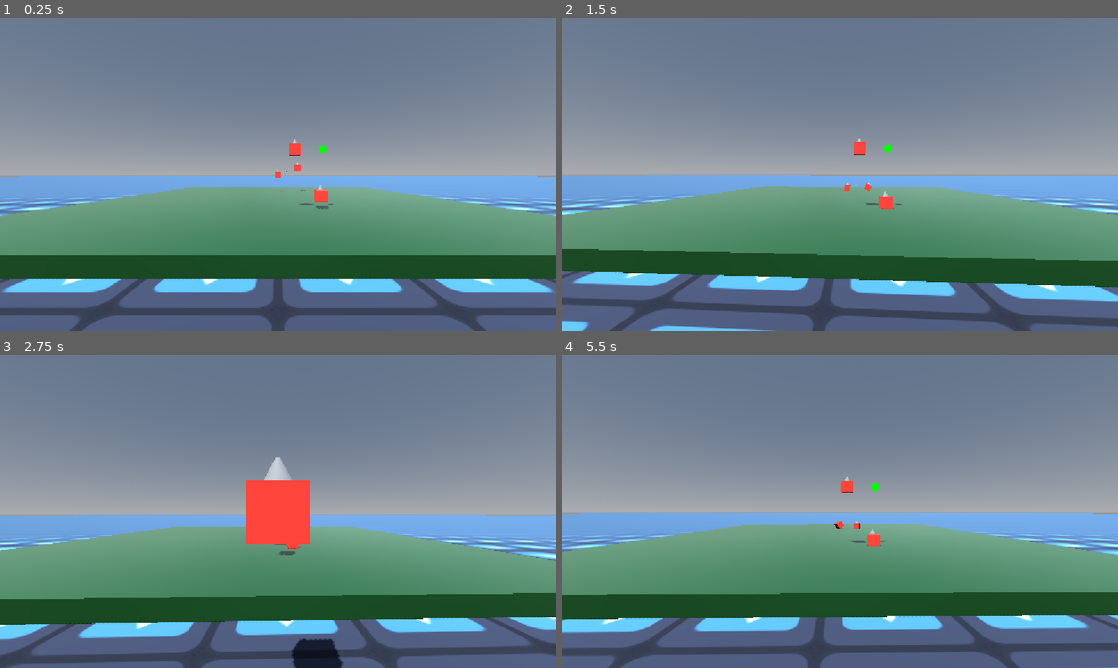
Above: before the commit, frames 1-4 (two rows, left to right).
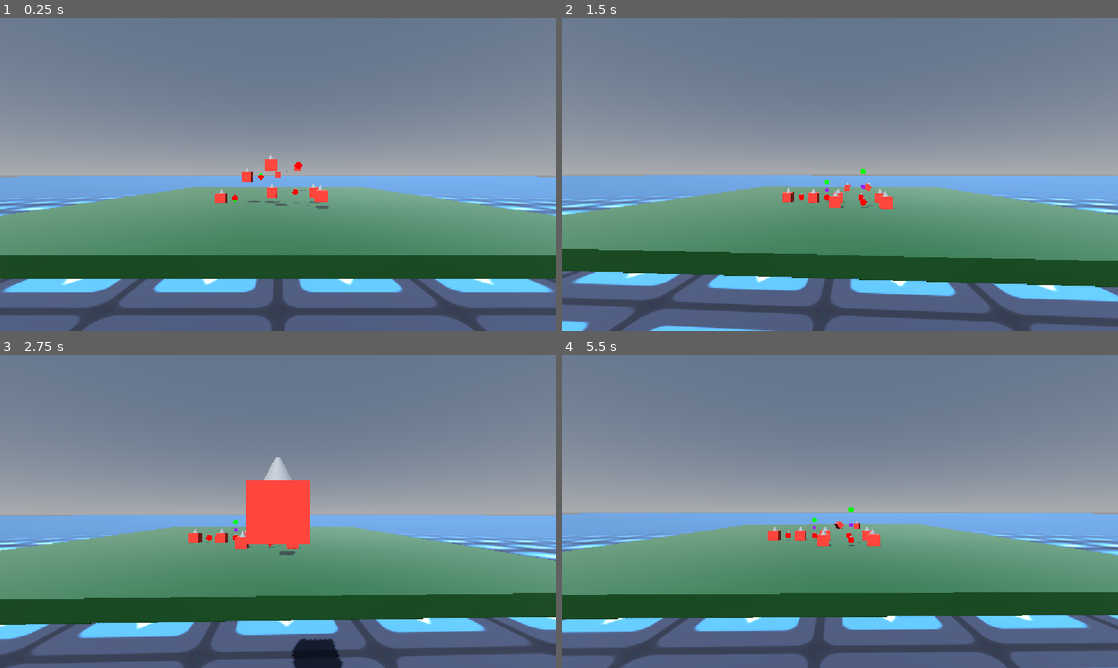
Above: after the commit, the same moments.

Repository: Deojee/new-betterer-hinges
Game: Godot game, scene res://scenes/world.tscn
Same seed, same stepped clock (60 frames per second), same inputs: the game is played once before the commit and once after it. The engine's default icon, where the game draws it, is replaced by a stand-in: a white triangle on a blue panel in a dark square.
Inputs (mouse positions are in pixels of both pictures, inside the frame that each line leads up to):
- Up to frame 1 (0.25 s): no input
- Up to frame 2 (1.5 s): move the mouse to (867, 174) at 0.52 s; hold Up (ui_up) from 0.53 s (still down); tap A (a) at 0.6 s; tap D (d) at 0.8, 1.35 s; move the mouse to (812, 174) at 1.27 s
- Up to frame 3 (2.75 s): keep holding Up (ui_up); tap E (e) at 1.55 s; move the mouse to (289, 505) at 2.02 s; hold E (e) from 2.03 s (still down); tap Q (q) at 2.3 s
- Up to frame 4 (5.5 s): keep holding Up (ui_up); move the mouse to (834, 517) at 2.77 s; release E (e) at 2.78 s; tap Q (q) at 2.85 s; tap S (s) at 3.05, 3.6 s; move the mouse to (878, 514) at 3.52 s; hold T (t) 3.53-4.28 s; move the mouse to (795, 508) at 4.27 s; tap T (t) at 4.35 s; tap W (w) at 4.55, 5.1 s; move the mouse to (845, 511) at 5.02 s; tap A (a) at 5.3 s

The runs differ from the first frame. In frame 1, 0.6% of the frame differs, in the area x 38-60%, y 38-60%; in frame 2, 0.6%; in frame 3, 0.3%; in frame 4, 0.6%.

Commit message:
Revert "make pinjoint to locations"
This reverts commit b25543c6a7da8bcdbc2e8c2004f2d02517e5a00a.

Diff:
--- a/scenes/world.tscn
+++ b/scenes/world.tscn
@@ -493,21 +493,45 @@
 size = Vector3(40, 1.2, 40)
 material = SubResource("StandardMaterial3D_7wv7s")
 
+[node name="box4" parent="otherBoxes" unique_id=1693290033 instance=ExtResource("2_aqk2v")]
+transform = Transform3D(1, 0, 0, 0, 1, 0, 0, 0, 1, 5.9735036, 2.022089, 30.752987)
+
+[node name="newPinJoint" parent="otherBoxes/box4" unique_id=313169436 node_paths=PackedStringArray("nodeA", "nodeB") instance=ExtResource("7_i7141")]
+transform = Transform3D(1, 0, 0, 0, 1, 0, 0, 0, 1, -1.446312, 0, 0)
+nodeA = NodePath("..")
+nodeB = NodePath("../../box3")
+
+[node name="box3" parent="otherBoxes" unique_id=268916370 instance=ExtResource("2_aqk2v")]
+transform = Transform3D(1, 0, 0, 0, 1, 0, 0, 0, 1, 3.2421622, 4.3782024, 30.752987)
+
+[node name="newPinJoint" parent="otherBoxes/box3" unique_id=519761422 node_paths=PackedStringArray("nodeA", "nodeB") instance=ExtResource("7_i7141")]
+transform = Transform3D(1, 0, 0, 0, 1, 0, 0, 0, 1, -1.446312, 0, 0)
+nodeA = NodePath("..")
+nodeB = NodePath("../../box2")
+
+[node name="box2" parent="otherBoxes" unique_id=483130042 instance=ExtResource("2_aqk2v")]
+transform = Transform3D(1, 0, 0, 0, 1, 0, 0, 0, 1, 0.62390995, 2.7443676, 30.752987)
+
+[node name="newPinJoint" parent="otherBoxes/box2" unique_id=24786623 node_paths=PackedStringArray("nodeA", "nodeB") instance=ExtResource("7_i7141")]
+transform = Transform3D(1, 0, 0, 0, 1, 0, 0, 0, 1, -2.4513226, 0, 0)
+nodeA = NodePath("..")
+nodeB = NodePath("../../box")
+
+[node name="box" parent="otherBoxes" unique_id=1023913780 instance=ExtResource("2_aqk2v")]
+transform = Transform3D(1, 0, 0, 0, 1, 0, 0, 0, 1, -3.7912197, 2.7443676, 30.752987)
+
 [node name="double pin" type="Node3D" parent="otherBoxes" unique_id=1800463343]
 
 [node name="box5" parent="otherBoxes/double pin" unique_id=232950494 instance=ExtResource("2_aqk2v")]
 transform = Transform3D(1, 0, 0, 0, 1, 0, 0, 0, 1, 0.62390995, 5.4366684, 27.37781)
 
-[node name="newPinJoint" parent="otherBoxes/double pin/box5" unique_id=668528597 node_paths=PackedStringArray("node", "pinPoint") instance=ExtResource("7_i7141")]
+[node name="newPinJoint" parent="otherBoxes/double pin/box5" unique_id=668528597 node_paths=PackedStringArray("nodeA", "nodeB") instance=ExtResource("7_i7141")]
 transform = Transform3D(1, 0, 0, 0, 1, 0, 0, 0, 1, -2.4513226, 0, 0)
-node = NodePath("..")
-pinPoint = NodePath("../../Marker3D")
+nodeA = NodePath("..")
+nodeB = NodePath("../../box6")
 
 [node name="box6" parent="otherBoxes/double pin" unique_id=1030056606 instance=ExtResource("2_aqk2v")]
 transform = Transform3D(1, 0, 0, 0, 1, 0, 0, 0, 1, -3.7912197, 2.7443676, 27.37781)
-
-[node name="Marker3D" type="Marker3D" parent="otherBoxes/double pin" unique_id=182529559]
-transform = Transform3D(1, 0, 0, 0, 1, 0, 0, 0, 1, -3.9323502, 6.5563507, 27.196259)
 
 [node name="real pin boxes" type="Node3D" parent="otherBoxes" unique_id=700570119]
 
--- a/scripts/PinJointPlus.gd
+++ b/scripts/PinJointPlus.gd
@@ -2,12 +2,13 @@
 
 class_name PinJointPlus
 
-@export var node : RigidBody3D
-@export var pinPoint : Node3D
+@export var nodeA : RigidBody3D
+@export var nodeB : RigidBody3D
 
 var lastFrameTransform : Transform3D
 
-var offset : Transform3D
+var offsetA : Transform3D
+var offsetB : Transform3D
 
 #same as before but offset by 1 along the rotation axis
 #var axisOffsetA : Transform3D
@@ -44,14 +45,54 @@
 	lastFrameTransform = global_transform
 
 	#Node A in the hinge's local space
-	offset = global_transform.affine_inverse() * node.global_transform
+	offsetA = global_transform.affine_inverse() * nodeA.global_transform
+	offsetB = global_transform.affine_inverse() * nodeB.global_transform
+
+
+	#axisOffsetA = global_transform.affine_inverse() * Transform3D(nodeA.global_transform.basis,nodeA.global_transform.origin + rotAxis)
+	#axisOffsetB = global_transform.affine_inverse() * Transform3D(nodeB.global_transform.basis,nodeB.global_transform.origin + rotAxis)
+
+	#var offsetTransA = Transform3D(global_transform.basis,global_transform.origin + rotAxis)
+
+	#axisOffsetA = offsetTrans.affine_inverse() * nodeA.global_transform
+	#axisOffsetB = offsetTrans.affine_inverse() * nodeB.global_transform
+
+	nodeA.add_collision_exception_with(nodeB)
+	nodeB.add_collision_exception_with(nodeA)
 
 	name = str(numHinges) + "th hinge "
 	numHinges += 1
 
 
 
+	if !bodiesDict.has(nodeA):
+		bodiesDict[nodeA] = [self]
+	else:
+		if !bodiesDict[nodeA].has(self):
+			bodiesDict[nodeA].append(self)
 
+	if !bodiesDict.has(nodeB):
+		bodiesDict[nodeB] = [self]
+	else:
+		if !bodiesDict[nodeB].has(self):
+			bodiesDict[nodeB].append(self)
+
+
+
+#returns the next hinge in the chain or null
+#only checks for other hinges on nodeB
+func getNextInChain():
+	for body in bodiesDict[nodeB]:
+		if body != self:
+			return body
+	return null
+
+func getAllNextInChain() -> Array:
+	var arr = []
+	for body in bodiesDict[nodeB]:
+		if body != self:
+			arr.append( body)
+	return arr
 
 var TPS:
 	get:
@@ -61,14 +102,16 @@
 
 func _physics_process(delta: float) -> void:
 
-	var objectAPoint = node.global_transform * offset.affine_inverse()
+	var objectAPoint = nodeA.global_transform * offsetA.affine_inverse()
+	var objectBPoint = nodeB.global_transform * offsetB.affine_inverse()
+	var middle = objectAPoint.interpolate_with(objectBPoint,0.5)
 
 	#Mathy.draw_line_between(get_tree(),objectAPoint.origin,nodeA.global_position,0.3,Color.RED)
 	#Mathy.draw_line_between(get_tree(),objectBPoint.origin,nodeB.global_position,0.3,Color.BLUE)
 
 	MP.mark(objectAPoint.origin,0.6,Color.RED)
-
-	MP.mark(pinPoint.global_transform.origin,0.7,Color.GREEN)
+	MP.mark(objectBPoint.origin,0.5,Color.GREEN)
+	MP.mark(middle.origin,0.4,Color.PURPLE)
 
 
 	for i in 1:
@@ -87,17 +130,42 @@
 
 	lastFrameTransform = global_transform
 
+func getAPortion(del):
+	#if nodeA.freeze:
+	#	return 0.0
+	return (nodeB.mass / (nodeA.mass + nodeB.mass)) * del
+func getBPortion(del):
+	#if nodeB.freeze:
+	#	return 0.0
+	return (nodeA.mass / (nodeA.mass + nodeB.mass)) * del
+
+var aVel : Vector3
+var bVel : Vector3
+var aAng : Vector3
+var bAng : Vector3
 
 func showMiddle(del):
 
-	var objectPoint = node.global_transform * offset.affine_inverse()
+	var objectAPoint = nodeA.global_transform * offsetA.affine_inverse()
+	var objectBPoint = nodeB.global_transform * offsetB.affine_inverse()
+
+	#Mathy.draw_line_between(get_tree(),objectAPoint.origin,nodeA.global_position,0.3,Color.RED)
+	#Mathy.draw_line_between(get_tree(),objectBPoint.origin,nodeB.global_position,0.3,Color.BLUE)
 
 
-	var target = pinPoint.global_position
+	var middle = objectAPoint.interpolate_with(objectBPoint,0.5)
 
-	var targetVel = -(objectPoint.origin - target) * TPS
+	var aTarget = -(objectAPoint.origin - middle.origin) * TPS
+	var bTarget = -(objectBPoint.origin - middle.origin) * TPS
 
-	node.linear_velocity = targetVel
+	nodeA.linear_velocity -= aVel * del
+	nodeB.linear_velocity -= bVel * del
+
+	aVel = aTarget * 0.5 + bTarget * 0.5
+	bVel = bTarget * 0.5 + aTarget * 0.5
+
+	nodeA.linear_velocity += aVel * del
+	nodeB.linear_velocity += bVel * del
 
 
 
